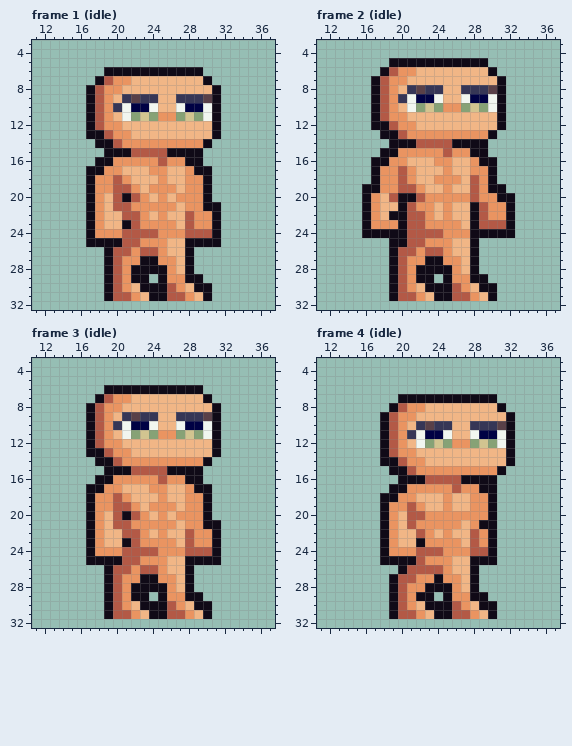
Pixel-art file: gamedev.tv/character/Aula02/BKWSisterAnimation.aseprite. The picture above was drawn from the file before the commit.
48x48 pixels, 22 frames. Shown: frame 1 (idle): x 11..37, y 3..32; frame 2 (idle): x 11..37, y 3..32; frame 3 (idle): x 11..37, y 3..32; frame 4 (idle): x 11..37, y 3..32. The commit also changed other frames, which this record leaves out.
Once edited:
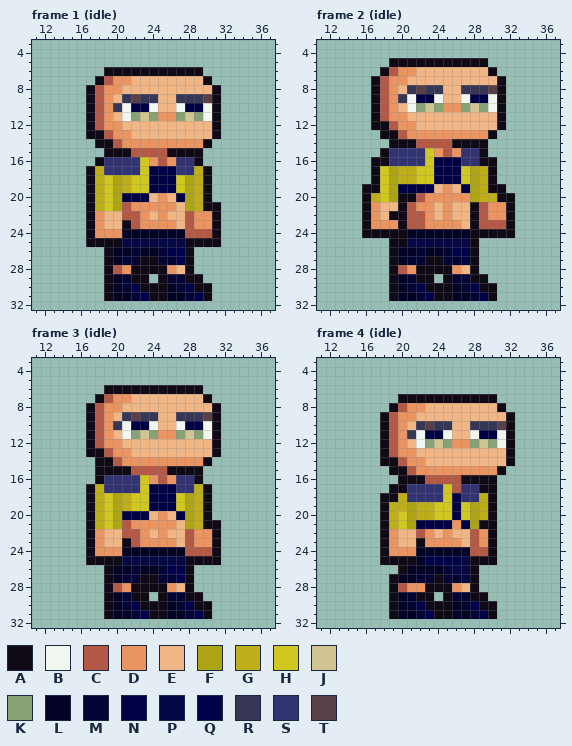
Palette (. is transparent): A #100a17  B #f1f6f0  C #b35946  D #ea9461  E #f1b686  F #ada515  G #beaf1a  H #d0c720  J #d2c490  K #87a276  L #020325  M #040535  N #000144  P #060745  Q #00014b  R #363656  S #323373  T #594048
Commit: sister animation punch
Changes in this commit:
layer "jaquet" now shown
Changed rows in their new state; - is an unchanged pixel.
Frame 1 (idle), layer "jaquet":
first column x 18:
16 -SSSSH---SS-
17 GSSSSHNNNSSG
18 GHFGHHNNNHFG
19 GHFGHHNNNHFG
20 GHFNNN---NFG
21 GHF-------FG
24 ---LLLLLLL--
25 ---PPPPPPP--
26 --LLMLLMQQ--
27 --LMM--MMQ--
29 --LM----MM--
30 --LMQ---LMQ-
31 --LLMQ--LLMQ
Frame 2 (idle), layer "jaquet":
first column x 17:
15 --SSSSH---SS--
16 --SSSSHNNNSS--
17 -HFGGHHNNNHFG-
18 -HFGGHHNNNHFG-
19 -HFNNNN---NFG-
20 GHF--------FGG
first column x 20:
24 -LLLLLLL--
25 -PPPPPPP--
26 LLMLLMQQ--
27 LMM--MMQ--
29 LM----MM--
30 LMQ---LMQ-
31 LLMQ--LLMQ
Frame 3 (idle), layer "jaquet":
first column x 18:
15 A-----------
16 -SSSSH---SS-
17 GSSSSHNNNSSG
18 GHFGHHNNNHFG
19 GHFGHHNNNHFG
20 GHFNNN---NFG
21 GHF-------FG
24 ---LLLLLLL--
25 ---PPPPPPP--
26 --LLMLLMQQ--
27 --LMM--MMQ--
29 --LM----MM--
30 --LMQ---LMQ-
31 --LLMQ--LLMQ
Frame 4 (idle), layer "jaquet":
first column x 19:
17 --SSSSH-SS-
18 -GSSSSHNSSG
19 GGFGGHHNHFG
20 GHFGGHHNHFG
21 GHFNNNN-NF-
24 ---LLLLLL--
25 ---LQQQQP--
26 --LLLLMPP--
27 -LLMM-MMP--
29 -LM----MM--
30 -LMQ---LMQ-
31 -LLMQ--LLMQ
